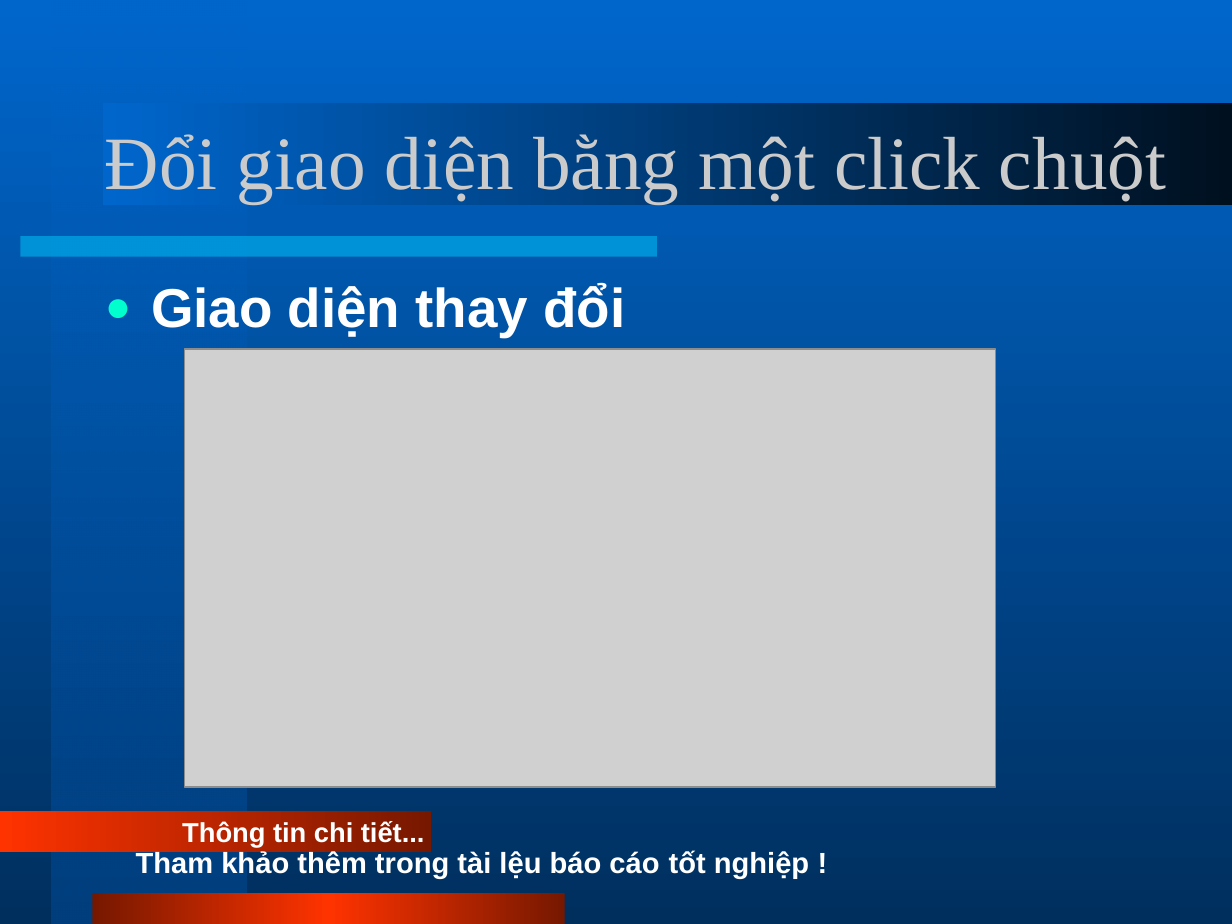
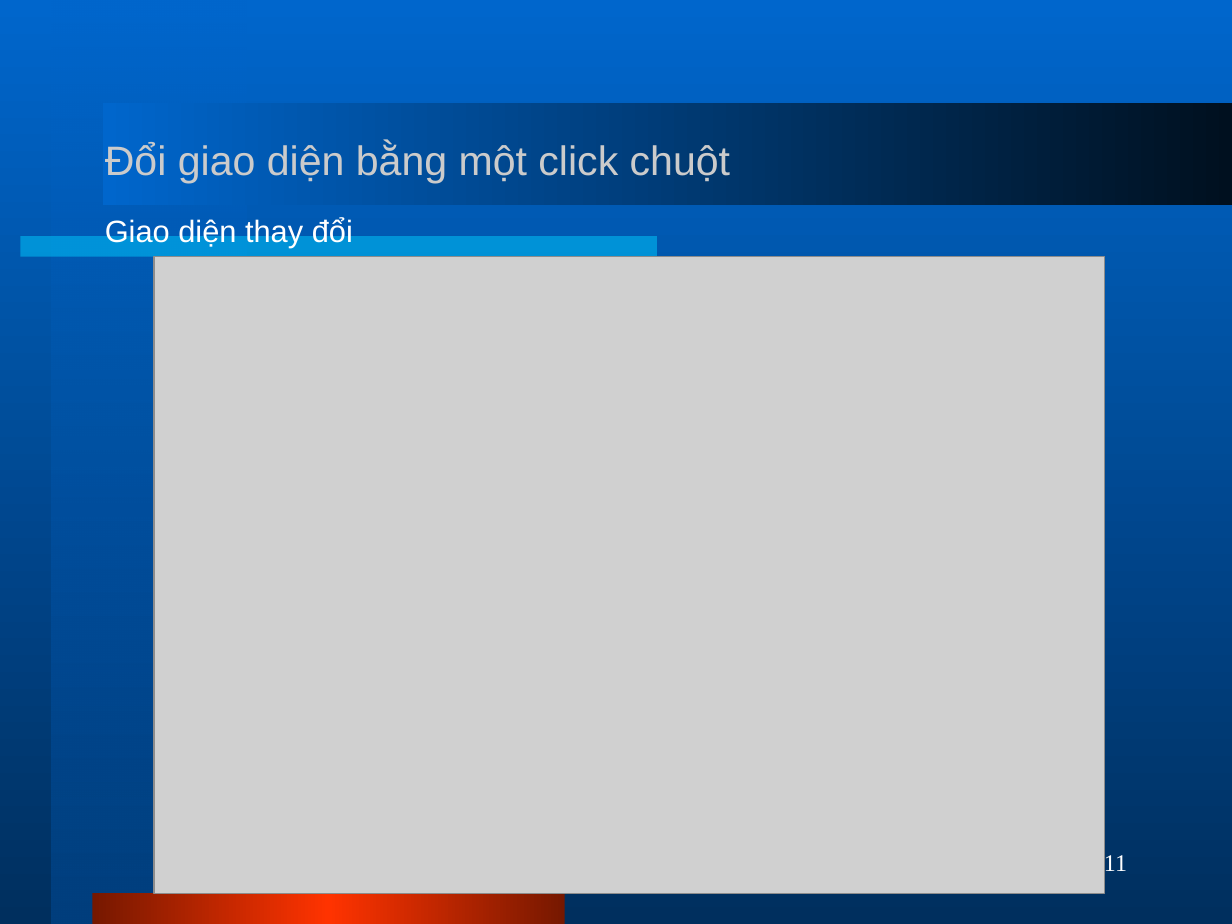
Before and after one commit to phamtuanchip/PHS, a slide deck: slide 11 of Documents/slides.ppt (slide 6 before the commit). Drawn at 1232x924 pixels with LibreOffice and Linux fonts; fonts in the diff are those of the drawing; grey boxes stand for pictures. Boxes give left, top, right and bottom in pixels: in the first picture for what was removed or moved away, otherwise in the second. Text is boxed around its words. In the diff, an @@ line names an element or a change of style, - is before the commit and + after.

```diff
--- a/Documents/slides.ppt
+++ b/Documents/slides.ppt
@@ title "Đổi giao diện bằng một ..." at [105, 142, 730, 183]: size 44 to 24 pt, font Times New Roman to Arial @@
@@ text "Giao diện thay đổi": place and size @@
-text "Giao diện thay đổi" at [151, 284, 625, 337]
+text "Giao diện thay đổi" at [105, 217, 353, 247]
@@ text "Giao diện thay đổi" at [105, 217, 353, 247]: size 32 to 18 pt, bold off; bullet ● to none; less space between paragraphs @@
@@ picture: place and size @@
-picture at [185, 349, 995, 787]
+picture at [154, 256, 1105, 893]
@@ rectangle removed at [0, 811, 431, 851] @@
-Thông tin chi tiết...
@@ text removed at [136, 850, 809, 878] @@
-Tham khảo thêm trong tài lệu báo cáo tốt nghiệp !
@@ page number added at [1104, 853, 1127, 878], 14 pt, text #FFFFFF @@
+11
```
Also in this commit, not shown: 8 other slides changed, 6 slides added, 2 slides removed.
